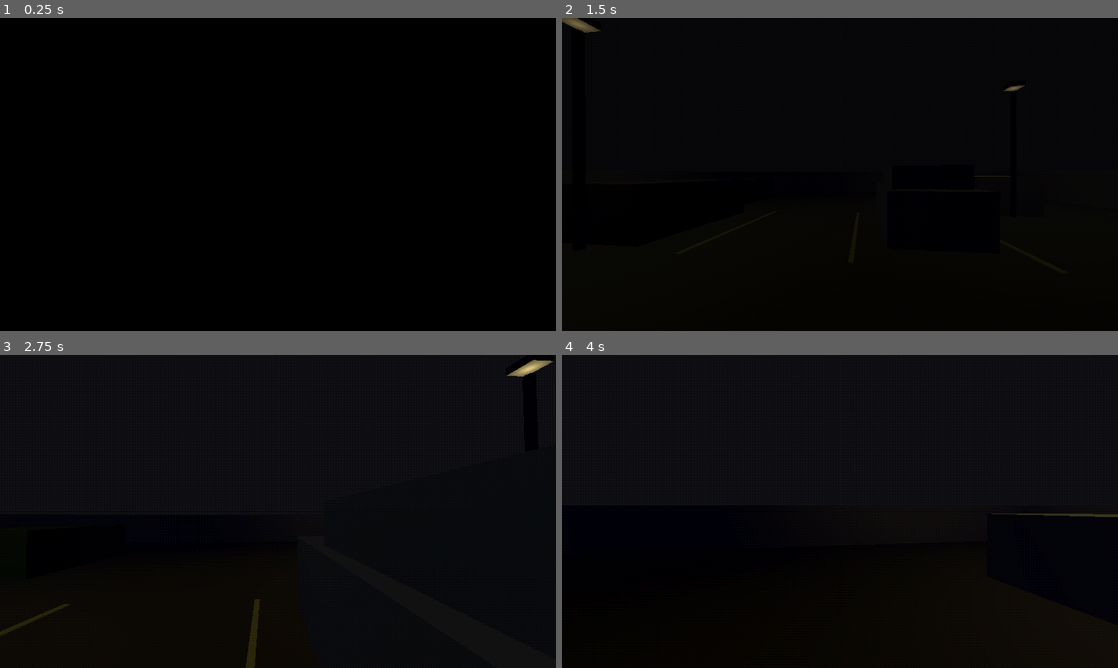
Above: before the commit, frames 1-4 (two rows, left to right).
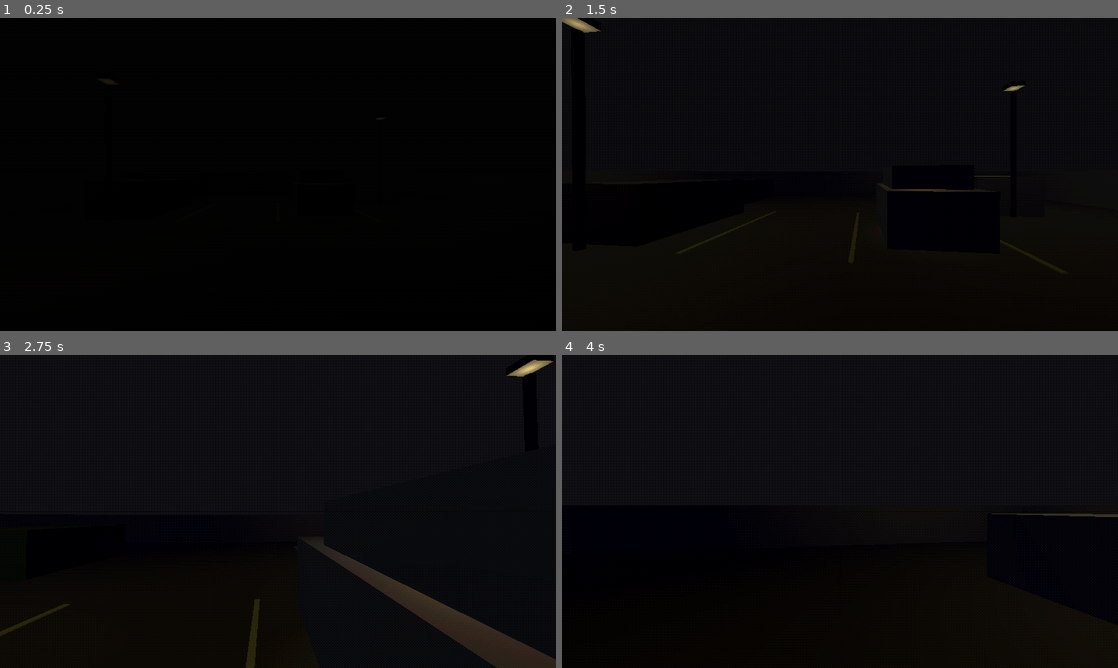
Above: after the commit, the same moments.

Repository: qweliant/healthcare-horror
Game: Godot game, scene res://scenes/parking_lot/parking_lot.tscn
Two runs of this game, one before a commit and one after it. Both use one fixed random seed, a clock stepped at 60 frames per second and the inputs below. This scene is started directly instead of the project's main scene.
Inputs (mouse positions are in pixels of both pictures, inside the frame that each line leads up to):
- Up to frame 1 (0.25 s): no input
- Up to frame 2 (1.5 s): tap Enter at 0.5 s; move the mouse to (867, 174) at 0.52 s; hold E (interact) 0.53-1.28 s; hold W (move_forward) from 0.53 s (still down); move the mouse to (812, 174) at 1.27 s; tap Space (advance_dialogue) at 1.35 s
- Up to frame 3 (2.75 s): keep holding W (move_forward); tap E (interact) at 1.55 s; move the mouse to (289, 505) at 2.02 s; hold E (interact) from 2.03 s (still down)
- Up to frame 4 (4 s): keep holding W (move_forward); move the mouse to (834, 517) at 2.77 s; release E (interact) at 2.78 s; tap E (interact) at 2.85, 3.8 s; move the mouse to (878, 514) at 3.52 s; hold Space (advance_dialogue) from 3.53 s (still down)

The runs differ from the first frame. In frame 1, less than 0.1% of the frame differs, in the area x 18-69%, y 19-33%; in frame 2, 0.3%; in frame 3, 2.7%, in the area x 56-100%, y 60-100%; in frame 4, nothing differs.

Commit message:
fixed dialogue errs, added parking lot scene

Diff:
--- a/scenes/parking_lot/parking_lot.gd
+++ b/scenes/parking_lot/parking_lot.gd
@@ -2,7 +2,7 @@
 
 @onready var dialogue_box: CanvasLayer = $DialogueBox
 @onready var player: CharacterBody3D = $Player
-@onready var ps1_overlay: ColorRect = $PS1Overlay
+@onready var player_camera: Camera3D = $Player/Camera3D
 @onready var lamp1: OmniLight3D = $Lamp1/LampLight
 @onready var lamp2: OmniLight3D = $Lamp2/LampLight
 
@@ -10,8 +10,29 @@
 ## state on GameManager so car_ride.gd knows which scene to load.
 @export var first_job_scene: PackedScene
 @export var first_job_index: int = 0
+@onready var car_body: CSGBox3D = $PlayerCar/CarBody
+@onready var car_roof: CSGBox3D = $PlayerCar/CarRoof
+@onready var check_engine_ext: CSGBox3D = $PlayerCar/CheckEngineGlow
+
+@onready var interior_camera: Camera3D = $PlayerCar/Interior/InteriorCamera
+@onready var dash_light: OmniLight3D = $PlayerCar/Interior/DashLight
+@onready var gas_warning: CSGBox3D = $PlayerCar/Interior/GasWarning
+@onready var gas_warning_light: OmniLight3D = $PlayerCar/Interior/GasWarningLight
+@onready var battery_gauge: CSGBox3D = $PlayerCar/Interior/BatteryGauge
+@onready var check_engine_int: CSGBox3D = $PlayerCar/Interior/CheckEngineInterior
+@onready var phone_screen: CSGBox3D = $PlayerCar/Interior/Phone/PhoneScreen
+@onready var phone_light: OmniLight3D = $PlayerCar/Interior/Phone/PhoneLight
+
+@onready var sedan: Node3D = $Sedan
+@onready var headlight_l: SpotLight3D = $Sedan/HeadlightL
+@onready var headlight_r: SpotLight3D = $Sedan/HeadlightR
+
+const DASH_LIGHT_ON := 0.9
+const GAS_LIGHT_ON := 0.6
 
 var car_interacted := false
+var _click_tween: Tween = null
+var _phone_pulse_tween: Tween = null
 
 
 func _ready() -> void:
@@ -19,8 +40,9 @@
 	dialogue_box.add_to_group("dialogue_box")
 	GameManager.set_state(GameManager.GameState.PARKING_LOT)
 
+	player_camera.make_current()
+
 	TransitionOverlay.hold_black()
-	await get_tree().create_timer(0.5).timeout
 	TransitionOverlay.fade_in(2.0)
 	await TransitionOverlay.fade_in_finished
 
@@ -38,31 +60,111 @@
 	if car_interacted:
 		return
 	car_interacted = true
+	_begin_interior_sequence()
+
+
+func _begin_interior_sequence() -> void:
+	player.freeze()
+	TransitionOverlay.fade_out(0.8)
+	await TransitionOverlay.fade_out_finished
+
+	interior_camera.make_current()
+	car_body.visible = false
+	car_roof.visible = false
+	check_engine_ext.visible = false
+
+	TransitionOverlay.fade_in(1.0)
+	await TransitionOverlay.fade_in_finished
 
 	GameManager.start_dialogue("parking_lot_car_enter")
 	dialogue_box.dialogue_finished.connect(_on_car_enter_finished, CONNECT_ONE_SHOT)
 
 
 func _on_car_enter_finished() -> void:
-	await get_tree().create_timer(1.0).timeout
+	await get_tree().create_timer(0.6).timeout
+	_run_click_sequence()
 	GameManager.start_dialogue("parking_lot_car_start")
 	dialogue_box.dialogue_finished.connect(_on_car_start_finished, CONNECT_ONE_SHOT)
 
 
+func _run_click_sequence() -> void:
+	if _click_tween and _click_tween.is_valid():
+		_click_tween.kill()
+	_click_tween = create_tween()
+	for i in 3:
+		_click_tween.tween_callback(_flicker_dash_once)
+		_click_tween.tween_interval(0.7)
+	_click_tween.tween_callback(_kill_dash)
+
+
+func _flicker_dash_once() -> void:
+	dash_light.light_energy = 0.1
+	gas_warning_light.light_energy = 0.08
+	gas_warning.visible = false
+	battery_gauge.visible = false
+	check_engine_int.visible = false
+	await get_tree().create_timer(0.15).timeout
+	dash_light.light_energy = DASH_LIGHT_ON
+	gas_warning_light.light_energy = GAS_LIGHT_ON
+	gas_warning.visible = true
+	battery_gauge.visible = true
+	check_engine_int.visible = true
+
+
+func _kill_dash() -> void:
+	dash_light.light_energy = 0.0
+	gas_warning_light.light_energy = 0.0
+	gas_warning.visible = false
+	battery_gauge.visible = false
+	check_engine_int.visible = false
+
+
 func _on_car_start_finished() -> void:
-	await get_tree().create_timer(1.5).timeout
+	if _click_tween and _click_tween.is_valid():
+		_click_tween.kill()
+	_kill_dash()
+
+	await get_tree().create_timer(1.2).timeout
 	GameManager.set_state(GameManager.GameState.PHONE_CALL)
+	_start_phone_pulse()
 	GameManager.start_dialogue("phone_call")
 	dialogue_box.dialogue_finished.connect(_on_phone_finished, CONNECT_ONE_SHOT)
 
 
+func _start_phone_pulse() -> void:
+	phone_screen.visible = true
+	_phone_pulse_tween = create_tween().set_loops()
+	_phone_pulse_tween.tween_property(phone_light, "light_energy", 2.2, 0.4)
+	_phone_pulse_tween.tween_property(phone_light, "light_energy", 0.2, 0.4)
+
+
+func _stop_phone_pulse() -> void:
+	if _phone_pulse_tween and _phone_pulse_tween.is_valid():
+		_phone_pulse_tween.kill()
+	phone_light.light_energy = 0.0
+	phone_screen.visible = false
+
+
 func _on_phone_finished() -> void:
+	_stop_phone_pulse()
+	await get_tree().create_timer(0.8).timeout
+	_start_sedan_arrival()
 	GameManager.start_dialogue("parking_lot_waiting")
 	dialogue_box.dialogue_finished.connect(_on_waiting_finished, CONNECT_ONE_SHOT)
 
 
+func _start_sedan_arrival() -> void:
+	sedan.visible = true
+	headlight_l.light_energy = 4.0
+	headlight_r.light_energy = 4.0
+	var tween := create_tween()
+	tween.set_trans(Tween.TRANS_SINE)
+	tween.set_ease(Tween.EASE_OUT)
+	tween.tween_property(sedan, "global_position", Vector3(1.5, 0.5, -13), 4.0)
+
+
 func _on_waiting_finished() -> void:
-	await get_tree().create_timer(2.0).timeout
+	await get_tree().create_timer(1.2).timeout
 	GameManager.set_state(GameManager.GameState.CAR_RIDE)
 
 	if first_job_scene:
--- a/scenes/parking_lot/parking_lot.tscn
+++ b/scenes/parking_lot/parking_lot.tscn
@@ -61,6 +61,46 @@
 emission = Color(1, 0.5, 0, 1)
 emission_energy_multiplier = 2.0
 
+[sub_resource type="StandardMaterial3D" id="Mat_dash"]
+albedo_color = Color(0.08, 0.08, 0.09, 1)
+
+[sub_resource type="StandardMaterial3D" id="Mat_steering"]
+albedo_color = Color(0.12, 0.12, 0.13, 1)
+
+[sub_resource type="StandardMaterial3D" id="Mat_hood"]
+albedo_color = Color(0.18, 0.22, 0.36, 1)
+
+[sub_resource type="StandardMaterial3D" id="Mat_gas_warning"]
+albedo_color = Color(0.9, 0.15, 0.05, 1)
+emission_enabled = true
+emission = Color(1.0, 0.2, 0.1, 1)
+emission_energy_multiplier = 2.5
+
+[sub_resource type="StandardMaterial3D" id="Mat_dash_gauge"]
+albedo_color = Color(0.9, 0.6, 0.2, 1)
+emission_enabled = true
+emission = Color(1.0, 0.7, 0.3, 1)
+emission_energy_multiplier = 1.8
+
+[sub_resource type="StandardMaterial3D" id="Mat_phone_body"]
+albedo_color = Color(0.05, 0.05, 0.06, 1)
+
+[sub_resource type="StandardMaterial3D" id="Mat_phone_screen"]
+albedo_color = Color(0.4, 0.9, 0.5, 1)
+emission_enabled = true
+emission = Color(0.5, 1.0, 0.6, 1)
+emission_energy_multiplier = 2.2
+
+[sub_resource type="StandardMaterial3D" id="Mat_sedan"]
+albedo_color = Color(0.04, 0.04, 0.05, 1)
+
+[sub_resource type="TorusMesh" id="Mesh_wheel"]
+inner_radius = 0.12
+outer_radius = 0.16
+
+[sub_resource type="BoxShape3D" id="BoxShape3D_car"]
+size = Vector3(2.0, 1.2, 3.5)
+
 [sub_resource type="CapsuleShape3D" id="CapsuleShape3D_player"]
 radius = 0.3
 height = 1.6
@@ -210,6 +250,81 @@
 material = SubResource("Mat_check_engine")
 
 [node name="Player" type="CharacterBody3D" parent="." unique_id=650307960]
+[node name="Interior" type="Node3D" parent="PlayerCar"]
+
+[node name="InteriorCamera" type="Camera3D" parent="PlayerCar/Interior"]
+transform = Transform3D(1, 0, 0, 0, 1, 0, 0, 0, 1, 0, 1.0, 0.6)
+current = false
+fov = 75.0
+
+[node name="Dashboard" type="CSGBox3D" parent="PlayerCar/Interior"]
+transform = Transform3D(1, 0, 0, 0, 1, 0, 0, 0, 1, 0, 0.85, -1.0)
+size = Vector3(1.5, 0.22, 0.4)
+material = SubResource("Mat_dash")
+
+[node name="SteeringColumn" type="CSGBox3D" parent="PlayerCar/Interior"]
+transform = Transform3D(1, 0, 0, 0, 1, 0, 0, 0, 1, -0.35, 0.85, -0.6)
+size = Vector3(0.06, 0.06, 0.35)
+material = SubResource("Mat_steering")
+
+[node name="SteeringWheel" type="MeshInstance3D" parent="PlayerCar/Interior"]
+transform = Transform3D(1, 0, 0, 0, -4.371139e-08, 1, 0, -1, -4.371139e-08, -0.35, 0.9, -0.45)
+mesh = SubResource("Mesh_wheel")
+surface_material_override/0 = SubResource("Mat_steering")
+
+[node name="Hood" type="CSGBox3D" parent="PlayerCar/Interior"]
+transform = Transform3D(1, 0, 0, 0, 1, 0, 0, 0, 1, 0, 0.75, -2.1)
+size = Vector3(1.6, 0.08, 1.2)
+material = SubResource("Mat_hood")
+
+[node name="GasWarning" type="CSGBox3D" parent="PlayerCar/Interior"]
+transform = Transform3D(1, 0, 0, 0, 1, 0, 0, 0, 1, -0.4, 0.95, -0.82)
+size = Vector3(0.08, 0.025, 0.02)
+material = SubResource("Mat_gas_warning")
+
+[node name="GasWarningLight" type="OmniLight3D" parent="PlayerCar/Interior"]
+transform = Transform3D(1, 0, 0, 0, 1, 0, 0, 0, 1, -0.4, 0.95, -0.8)
+light_color = Color(1.0, 0.3, 0.15, 1)
+light_energy = 0.6
+omni_range = 0.8
+omni_attenuation = 1.6
+
+[node name="BatteryGauge" type="CSGBox3D" parent="PlayerCar/Interior"]
+transform = Transform3D(1, 0, 0, 0, 1, 0, 0, 0, 1, -0.2, 0.95, -0.82)
+size = Vector3(0.08, 0.025, 0.02)
+material = SubResource("Mat_dash_gauge")
+
+[node name="CheckEngineInterior" type="CSGBox3D" parent="PlayerCar/Interior"]
+transform = Transform3D(1, 0, 0, 0, 1, 0, 0, 0, 1, 0.05, 0.95, -0.82)
+size = Vector3(0.08, 0.025, 0.02)
+material = SubResource("Mat_check_engine")
+
+[node name="DashLight" type="OmniLight3D" parent="PlayerCar/Interior"]
+transform = Transform3D(1, 0, 0, 0, 1, 0, 0, 0, 1, 0, 1.35, 0.2)
+light_color = Color(1.0, 0.75, 0.45, 1)
+light_energy = 0.9
+omni_range = 2.2
+omni_attenuation = 1.4
+
+[node name="Phone" type="CSGBox3D" parent="PlayerCar/Interior"]
+transform = Transform3D(1, 0, 0, 0, 1, 0, 0, 0, 1, 0.35, 0.85, -0.55)
+size = Vector3(0.07, 0.02, 0.14)
+material = SubResource("Mat_phone_body")
+
+[node name="PhoneScreen" type="CSGBox3D" parent="PlayerCar/Interior/Phone"]
+transform = Transform3D(1, 0, 0, 0, 1, 0, 0, 0, 1, 0, 0.011, 0)
+size = Vector3(0.055, 0.002, 0.11)
+visible = false
+material = SubResource("Mat_phone_screen")
+
+[node name="PhoneLight" type="OmniLight3D" parent="PlayerCar/Interior/Phone"]
+transform = Transform3D(1, 0, 0, 0, 1, 0, 0, 0, 1, 0, 0.05, 0)
+light_color = Color(0.5, 1.0, 0.6, 1)
+light_energy = 0.0
+omni_range = 1.5
+omni_attenuation = 1.4
+
+[node name="Player" type="CharacterBody3D" parent="."]
 transform = Transform3D(1, 0, 0, 0, 1, 0, 0, 0, 1, 0, 0.8, 2)
 script = ExtResource("2_player")
 
@@ -244,6 +359,35 @@
 layer = 10
 script = ExtResource("3_dialogue")
 
+[node name="Sedan" type="Node3D" parent="."]
+transform = Transform3D(1, 0, 0, 0, 1, 0, 0, 0, 1, -9, 0.5, -13)
+visible = false
+
+[node name="SedanBody" type="CSGBox3D" parent="Sedan"]
+size = Vector3(2.0, 1.0, 4.0)
+material = SubResource("Mat_sedan")
+
+[node name="SedanRoof" type="CSGBox3D" parent="Sedan"]
+transform = Transform3D(1, 0, 0, 0, 1, 0, 0, 0, 1, 0, 0.7, 0.3)
+size = Vector3(1.6, 0.5, 2.2)
+material = SubResource("Mat_sedan")
+
+[node name="HeadlightL" type="SpotLight3D" parent="Sedan"]
+transform = Transform3D(-1, 0, 0, 0, 1, 0, 0, 0, -1, -0.6, 0, 2.0)
+light_color = Color(1.0, 0.95, 0.85, 1)
+light_energy = 0.0
+spot_range = 25.0
+spot_angle = 28.0
+spot_angle_attenuation = 1.2
+
+[node name="HeadlightR" type="SpotLight3D" parent="Sedan"]
+transform = Transform3D(-1, 0, 0, 0, 1, 0, 0, 0, -1, 0.6, 0, 2.0)
+light_color = Color(1.0, 0.95, 0.85, 1)
+light_energy = 0.0
+spot_range = 25.0
+spot_angle = 28.0
+spot_angle_attenuation = 1.2
+
 [node name="Panel" type="PanelContainer" parent="DialogueBox" unique_id=2051270192]
 anchors_preset = 12
 anchor_top = 1.0
--- a/scripts/dialogue/dialogue_data.gd
+++ b/scripts/dialogue/dialogue_data.gd
@@ -64,7 +64,7 @@
 				{"speaker": "", "text": "You answer."},
 			]},
 		]},
-		{"speaker": "???", "text": "I heard you wnated to try the payment plan."},
+		{"speaker": "???", "text": "I heard you wanted to try the payment plan."},
 		{"speaker": "You", "text": "Who is this? How did you get my number?"},
 		{"speaker": "???", "text": "That's not important. What IS important is that I have work."},
 		{"speaker": "???", "text": "It's a simple job. A few hours. Enough to make a real dent in that debt."},
@@ -78,7 +78,7 @@
 			{"text": "\"No. Absolutely not.\"", "response": [
 				{"speaker": "You", "text": "No. Absolutely not. I don't even know who you are."},
 				{"speaker": "???", "text": "You owe %BILL%."},
-				{"speaker": "???", "text": "You got no savings. No family money. You're sick. And most imprtantly you're BROKE!"},
+				{"speaker": "???", "text": "You got no savings. No family money. You're sick. And most importantly you're BROKE!"},
 				{"speaker": "???", "text": "I'm the only call you're getting tonight. Think carefully."},
 				{"speaker": "", "text": "..."},
 				{"speaker": "", "text": "The bill. The apartment you can barely afford. The walls closing in."},
@@ -107,25 +107,22 @@
 	# ========== PARKING LOT ==========
 
 	"parking_lot_car_enter": [
-		{"speaker": "", "text": "You find your car. Silver Saturn Ion. The one with the dent in the bumper."},
-		{"speaker": "", "text": "You slide into the driver's seat and turn your key."},
-		{"speaker": "", "text": "The check engine light is on. Of course it is."},
-		{"speaker": "", "text": "You glance at the gas gauge."},
+		{"speaker": "", "text": "You sink into the driver's seat of your Saturn Ion. The one with the dent in the bumper"},
+		{"speaker": "", "text": "Your eyes drift to the gas gauge."},
 		{"speaker": "", "text": "Empty."},
-		{"speaker": "", "text": ""},
 		{"speaker": "", "text": "And they want you to pay %BILL%."},
 		{"speaker": "", "text": "You can't even afford to fill the tank."},
 	],
 
 	"parking_lot_car_start": [
-		{"speaker": "", "text": "You continue turning the key anyway."},
+		{"speaker": "", "text": "You turn the key anyway."},
+		{"speaker": "", "text": "The check engine light glares at you."},
 		{"speaker": "", "text": "[Click. Click. Click.]"},
 		{"speaker": "", "text": "Nothing. The engine doesn't even try."},
-		{"speaker": "", "text": "You try again. The lights reminding you of your poverty go off"},
-		{"speaker": "", "text": "[Click. Click.]"},
+		{"speaker": "", "text": "You try again. The dashboard lights sputter, then die."},
+		{"speaker": "", "text": "[Click.]"},
 		{"speaker": "", "text": "Dead battery."},
-		{"speaker": "", "text": "You sit there. Hands on the wheel. Staring at nothing."},
-		{"speaker": "", "text": "The parking lot hums under the flickering lights."},
+		{"speaker": "", "text": "You sit there in the dark. Hands on the wheel. Staring at nothing."},
 	],
 
 	"parking_lot_waiting": [
@@ -133,8 +130,7 @@
 		{"speaker": "", "text": "%BILL%... Damn. You don't know what you agreed to but you wonder how much work can put a dent in %BILL%."},
 		{"speaker": "", "text": "Headlights sweep across the lot. A black sedan pulls up."},
 		{"speaker": "", "text": "The back door opens. No one gets out."},
-		{"speaker": "", "text": "You get out of your car. You walk toward the sedan."},
-		{"speaker": "", "text": "You don't look back."},
+		{"speaker": "", "text": "You get in. You don't look back."},
 	],
 
 	# ========== ESCAPE ATTEMPTS ==========
@@ -152,7 +148,7 @@
 		{"speaker": "", "text": "You get in. The driver doesn't turn around."},
 		{"speaker": "", "text": "..."},
 		{"speaker": "", "text": "The streetlights blur past. You don't recognize this part of town."},
-		{"speaker": "", "text": "You should have asked more questions. You could have asked any question. Instead you remian silent"},
+		{"speaker": "", "text": "You should have asked more questions. You could have asked any question. Instead you remain silent."},
 		{"speaker": "Driver", "text": "Almost there."},
 		{"speaker": "", "text": "Those are the only words spoken the entire ride."},
 	],
